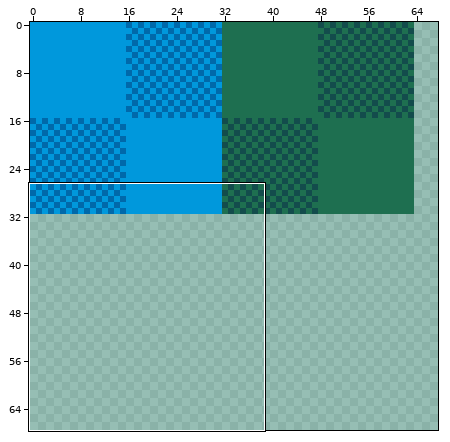
One commit to this pixel-art file: Assets/Sprites/sprite-sheet.aseprite. Above, an overview of the earlier version with the close-up marked.
Close-up. Old version:
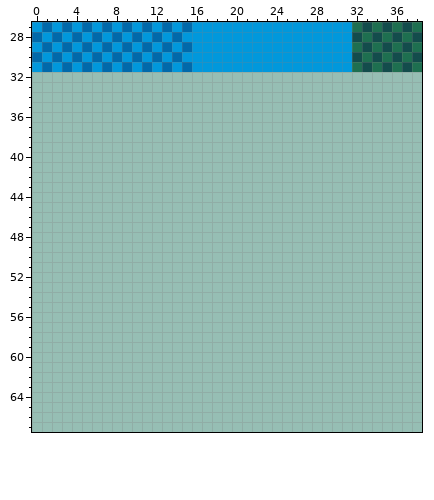
128x128 pixels, 1 frame. Shown: x 0..38, y 27..67. The wide view leaves out empty margins.
After:
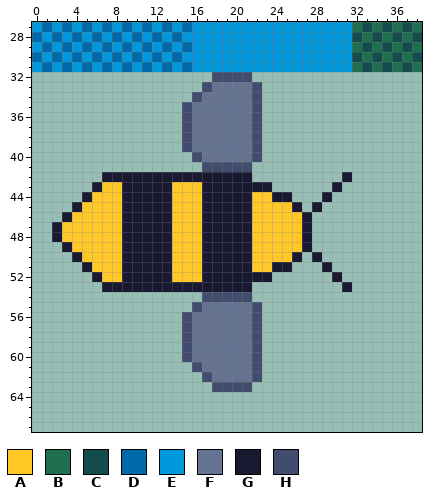
Palette (. is transparent): A #ffc825  B #1e6f50  C #134c4c  D #0069aa  E #0098dc  F #657392  G #1a1932  H #424c6e
The exact change:
@@ x 0..38 @@
 31 EDEDEDEDEDEDEDEDEEEEEEEEEEEEEEEEBCBCBCB
-32 .......................................
-33 .......................................
-34 .......................................
-35 .......................................
-36 .......................................
-37 .......................................
-38 .......................................
-39 .......................................
-40 .......................................
-41 .......................................
-42 .......................................
-43 .......................................
-44 .......................................
-45 .......................................
-46 .......................................
-47 .......................................
-48 .......................................
-49 .......................................
-50 .......................................
-51 .......................................
-52 .......................................
-53 .......................................
-54 .......................................
-55 .......................................
-56 .......................................
-57 .......................................
-58 .......................................
-59 .......................................
-60 .......................................
-61 .......................................
-62 .......................................
-63 .......................................
+32 ..................HHHH.................
+33 .................HFFFFH................
+34 ................HFFFFFH................
+35 ...............HFFFFFFH................
+36 ...............HFFFFFFH................
+37 ...............HFFFFFFH................
+38 ...............HFFFFFFH................
+39 ...............HFFFFFFH................
+40 ................HFFFFFH................
+41 .................HHHHH.................
+42 .......GGGGGGGGGGGGGGG.........G.......
+43 ......GAAGGGGGAAAGGGGGGG......G........
+44 .....GAAAGGGGGAAAGGGGGAAGG...G.........
+45 ....GAAAAGGGGGAAAGGGGGAAAAG.G..........
+46 ...GAAAAAGGGGGAAAGGGGGAAAAAG...........
+47 ..GAAAAAAGGGGGAAAGGGGGAAAAAG...........
+48 ..GAAAAAAGGGGGAAAGGGGGAAAAAG...........
+49 ...GAAAAAGGGGGAAAGGGGGAAAAAG...........
+50 ....GAAAAGGGGGAAAGGGGGAAAAG.G..........
+51 .....GAAAGGGGGAAAGGGGGAAGG...G.........
+52 ......GAAGGGGGAAAGGGGGGG......G........
+53 .......GGGGGGGGGGGGGGG.........G.......
+54 .................HHHHH.................
+55 ................HFFFFFH................
+56 ...............HFFFFFFH................
+57 ...............HFFFFFFH................
+58 ...............HFFFFFFH................
+59 ...............HFFFFFFH................
+60 ...............HFFFFFFH................
+61 ................HFFFFFH................
+62 .................HFFFFH................
+63 ..................HHHH.................
 64 .......................................
Pixel boxes of the changes (left, top, right, bottom) in both close-ups:
added: (52, 72, 352, 392)
